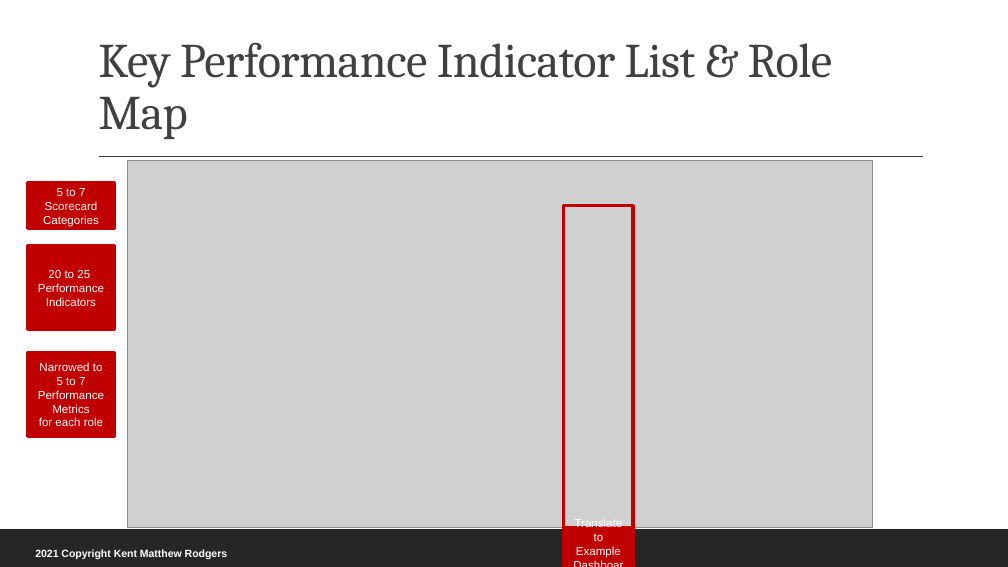
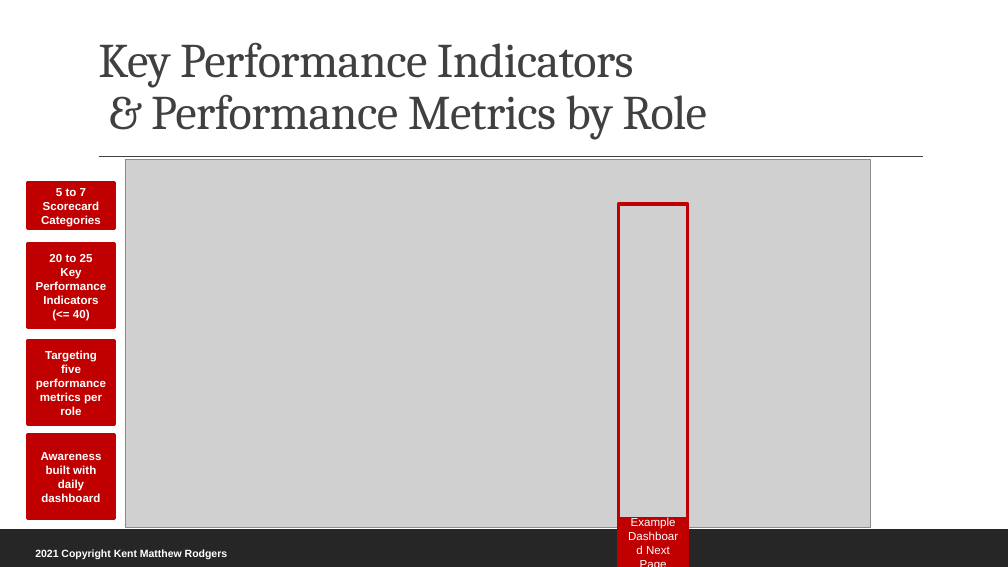
Before and after one commit to rodgerskent/package-delivery, a slide deck: slide 4 of 210112_PackageDelivery_Presentation.pptx. Drawn at 1008x567 pixels with LibreOffice and Linux fonts; fonts in the diff are those of the drawing; grey boxes stand for pictures. Boxes give left, top, right and bottom in pixels: in the first picture for what was removed or moved away, otherwise in the second. Text is boxed around its words. In the diff, an @@ line names an element or a change of style, - is before the commit and + after.

```diff
--- a/210112_PackageDelivery_Presentation.pptx
+++ b/210112_PackageDelivery_Presentation.pptx
@@ title at [98, 42, 707, 140]: text changed @@
-Key Performance Indicator List & Role Map
+Key Performance Indicators
+& Performance Metrics by Role
@@ rectangle "5 to 7 Scorecard" at [28, 183, 114, 228]: bold on @@
@@ rectangle: place and size @@
-rectangle at [564, 206, 634, 528]
+rectangle at [619, 204, 688, 526]
@@ text in rectangle at [36, 254, 107, 304]: bold on in "20 to 25", "Performance", "Indicators" @@
@@ text in rectangle at [60, 268, 81, 279]: paragraph added @@
+Key
@@ text in rectangle at [73, 309, 90, 321]: paragraph added @@
+(<= 40)
@@ rectangle "Targeting five performance metrics per ...": place and size @@
-rectangle "Targeting five performance metrics per ..." at [28, 352, 114, 436]
+rectangle "Targeting five performance metrics per ..." at [28, 341, 114, 425]
@@ text in rectangle at [36, 350, 106, 415]: text changed; bold on @@
-Narrowed to
-5 to 7 Performance Metrics
-for each role
+Targeting five performance metrics per role
@@ rectangle added at [28, 435, 114, 519], fill #C00000, outline #C00000 3 pt, 11 pt, text #FFFFFF, bold @@
+Awareness built with daily dashboard
@@ rectangle "Example Dashboard Next Page": place and size @@
-rectangle "Example Dashboard Next Page" at [564, 528, 634, 567]
+rectangle "Example Dashboard Next Page" at [619, 519, 688, 566]
@@ text in rectangle at [631, 517, 676, 554]: text changed @@
-Translate to Example Dashboard Next Page
+Example Dashboard Next Page
```
Also in this commit, not shown: 4 other slides changed, 2 slides added, 1 slide removed, 2 other files.
